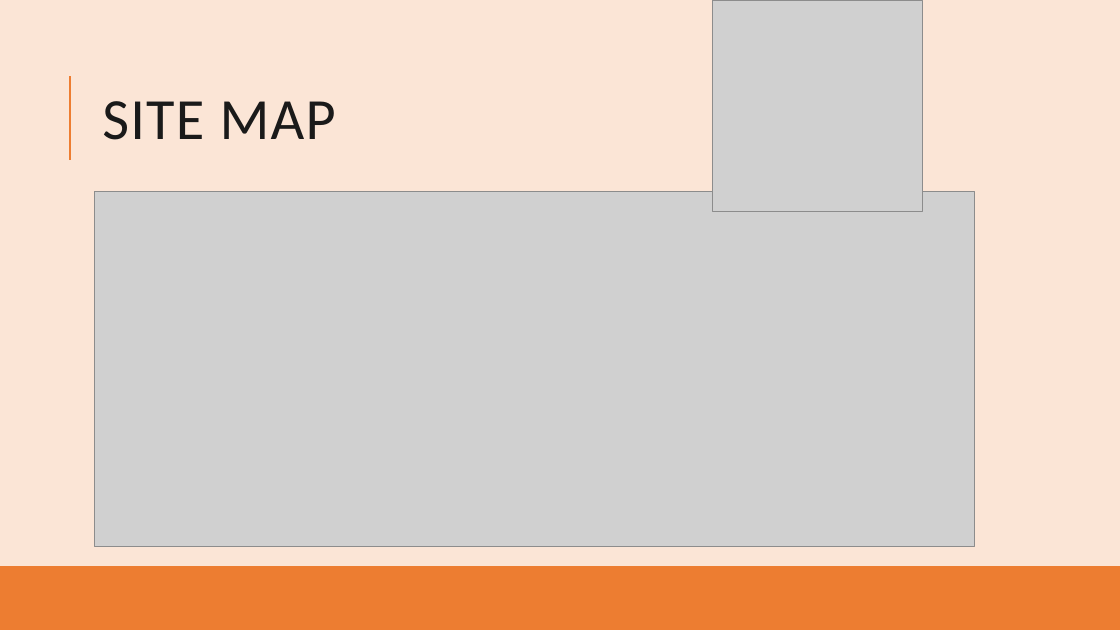
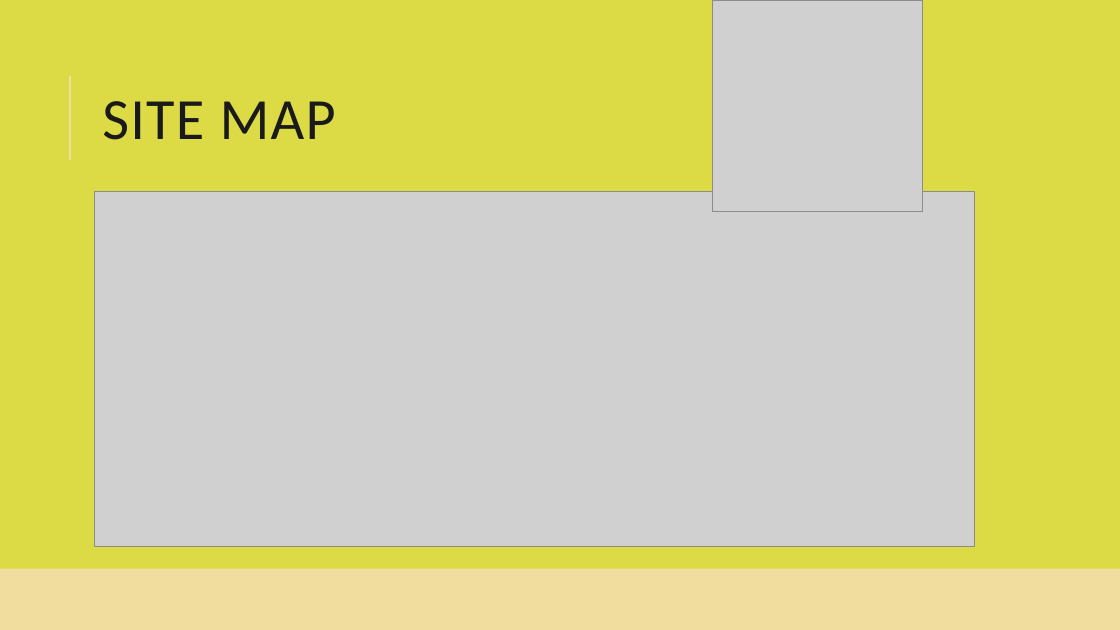
Before and after one commit to smiyaoka/forkPotatoDOC, a slide deck: slide 7 of ForkandPotatoUI.pptx (slide 8 before the commit). Drawn at 1120x630 pixels with LibreOffice and Linux fonts; fonts in the diff are those of the drawing; grey boxes stand for pictures. Boxes give left, top, right and bottom in pixels: in the first picture for what was removed or moved away, otherwise in the second. Text is boxed around its words. In the diff, an @@ line names an element or a change of style, - is before the commit and + after.

```diff
--- a/ForkandPotatoUI.pptx
+++ b/ForkandPotatoUI.pptx
@@ background #FBE5D6 to #DCDB45 @@
@@ line (70, 160) - (70, 76): stroke #ED7D31 1.5 pt to #F1DD9E 1.5 pt @@
@@ rectangle at [0,569,1120,630]: fill #ED7D31 to #F1DD9E @@
```
Also in this commit, not shown: 7 other slides changed, 4 slides added, 2 slides removed.
